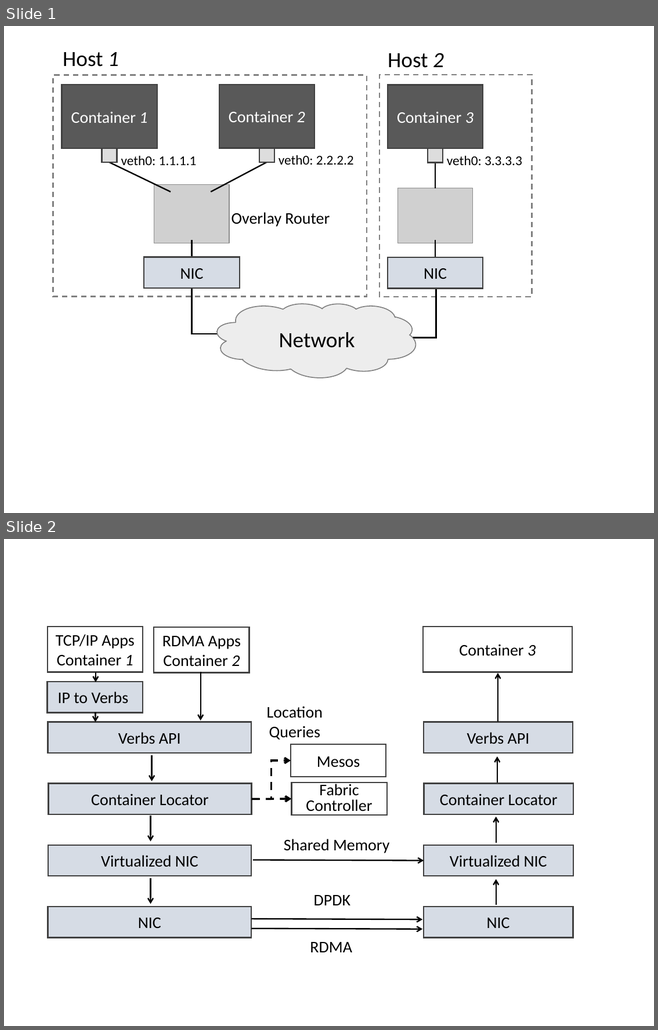
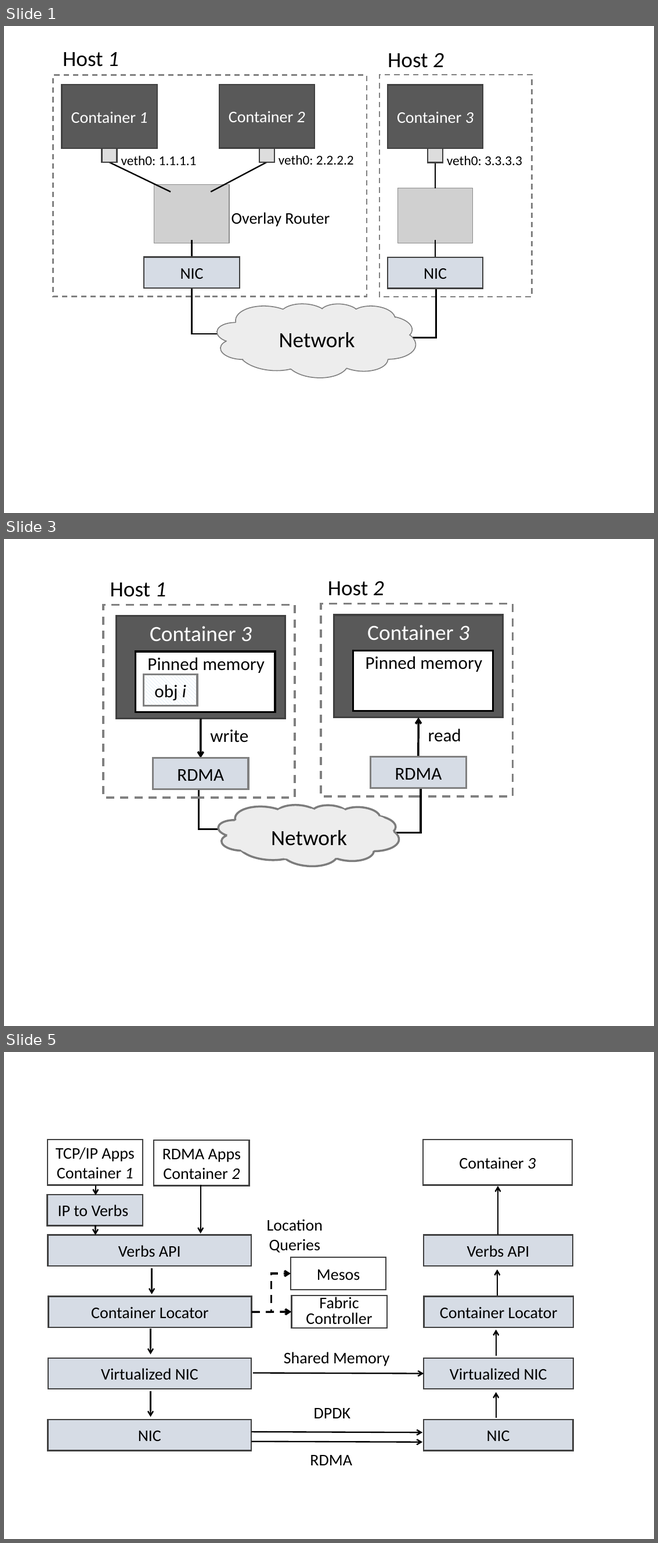
Before and after one commit to lampson0505/freeflow-hotnets16, a slide deck: figures/figures.pptx. Shown one above the other, each under a label of ours: slides 1 and 2 before the commit, slides 1, 3 and 5 after it; the slides between them are not shown. The pictures are 658x1030 and 658x1543 pixels, drawn with LibreOffice and Linux fonts; fonts in the diff are those of the drawing; grey boxes stand for pictures. Boxes give left, top, right and bottom in pixels: in the first picture for what was removed or moved away, otherwise in the second. Text is boxed around its words. In the diff, an @@ line names an element or a change of style, - is before the commit and + after.

```diff
--- a/figures/figures.pptx
+++ b/figures/figures.pptx
@@ slide 3 added at [4, 539, 654, 1026], background #FFFFFF @@
@@ text added at [110, 583, 166, 597], 24 pt, text #000000 @@
+Host 1
@@ text added at [328, 581, 384, 596], 24 pt, text #000000 @@
+Host 2
@@ rectangle added at [103, 605, 295, 798], outline #808080 2.25 pt dashed @@
@@ rectangle added at [321, 604, 513, 797], outline #808080 2.25 pt dashed @@
@@ rectangle added at [117, 616, 285, 719], fill #595959, outline #404040 2.25 pt, 24 pt, text #FFFFFF @@
+Container 3
@@ rectangle added at [334, 615, 503, 718], fill #595959, outline #404040 2.25 pt, 24 pt, text #FFFFFF @@
+Container 3
@@ rectangle added at [135, 652, 275, 712], fill #FFFFFF, outline #000000 2.25 pt @@
@@ text added at [147, 657, 264, 675], 20 pt, text #000000 @@
+Pinned memory
@@ rectangle added at [353, 651, 492, 711], fill #FFFFFF, outline #000000 2.25 pt @@
@@ text added at [365, 656, 482, 672], 20 pt, text #000000 @@
+Pinned memory
@@ rectangle added at [144, 675, 198, 706], fill pattern #BDD7EE on #FFFFFF, outline #808080 2 pt, 20 pt, text #000000 @@
+obj i
@@ arrow added from (201, 718) to (201, 758), #000000 2.25 pt @@
@@ text added at [210, 729, 248, 743], 20 pt, text #000000 @@
+write
@@ arrow added from (418, 757) to (419, 718), #000000 2.25 pt @@
@@ text added at [428, 729, 461, 742], 20 pt, text #000000 @@
+read
@@ rectangle added at [152, 758, 248, 789], fill #D6DCE5, outline #808080 2 pt, 20 pt, text #000000 @@
+RDMA
@@ rectangle added at [371, 757, 466, 788], fill #D6DCE5, outline #808080 2 pt, 20 pt, text #000000 @@
+RDMA
@@ elbow line added from (420, 761) to (376, 832), #000000 2.25 pt @@
@@ elbow line added from (199, 788) to (225, 830), #000000 2.25 pt @@
@@ group added at [216, 799, 400, 872]: 11 ellipses, 1 cloud, 1 text @@
+Network
@@ what was slide 2 is now slide 5 @@
```
Also in this commit, not shown: 2 other slides added, 2 other files.
